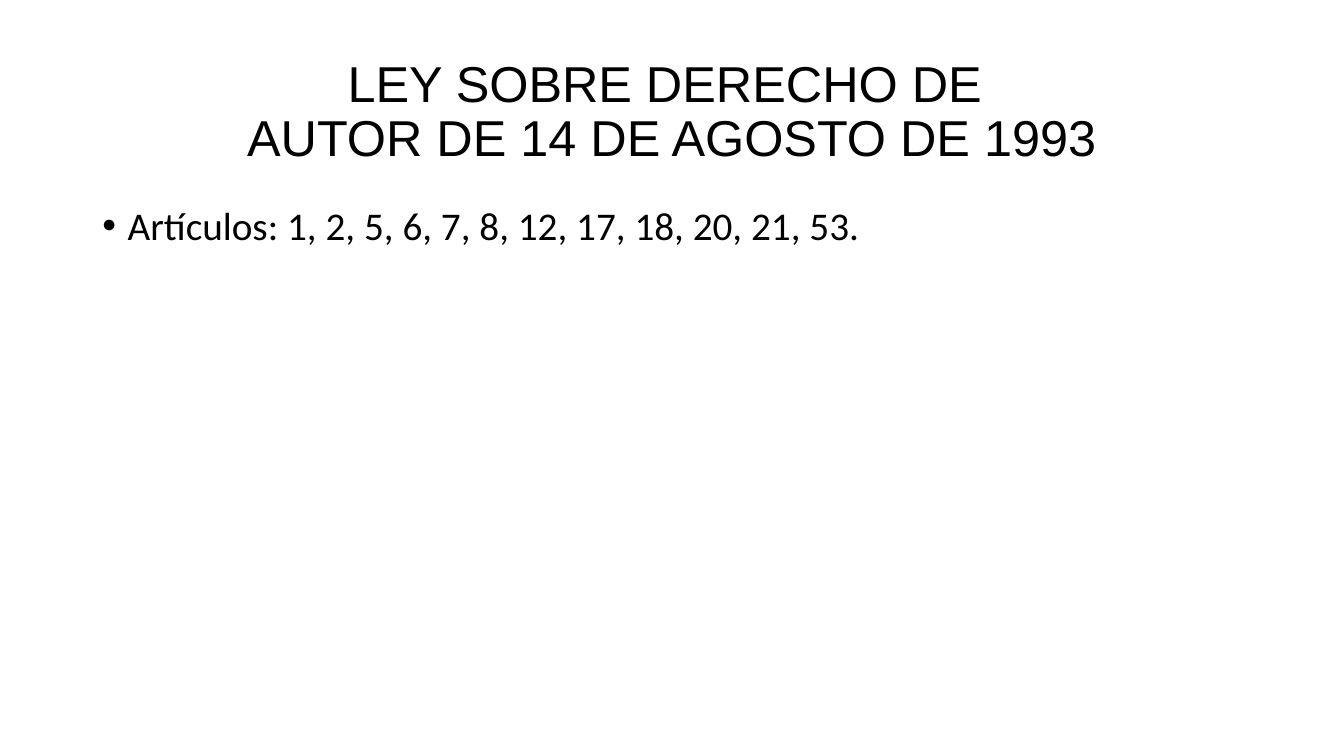
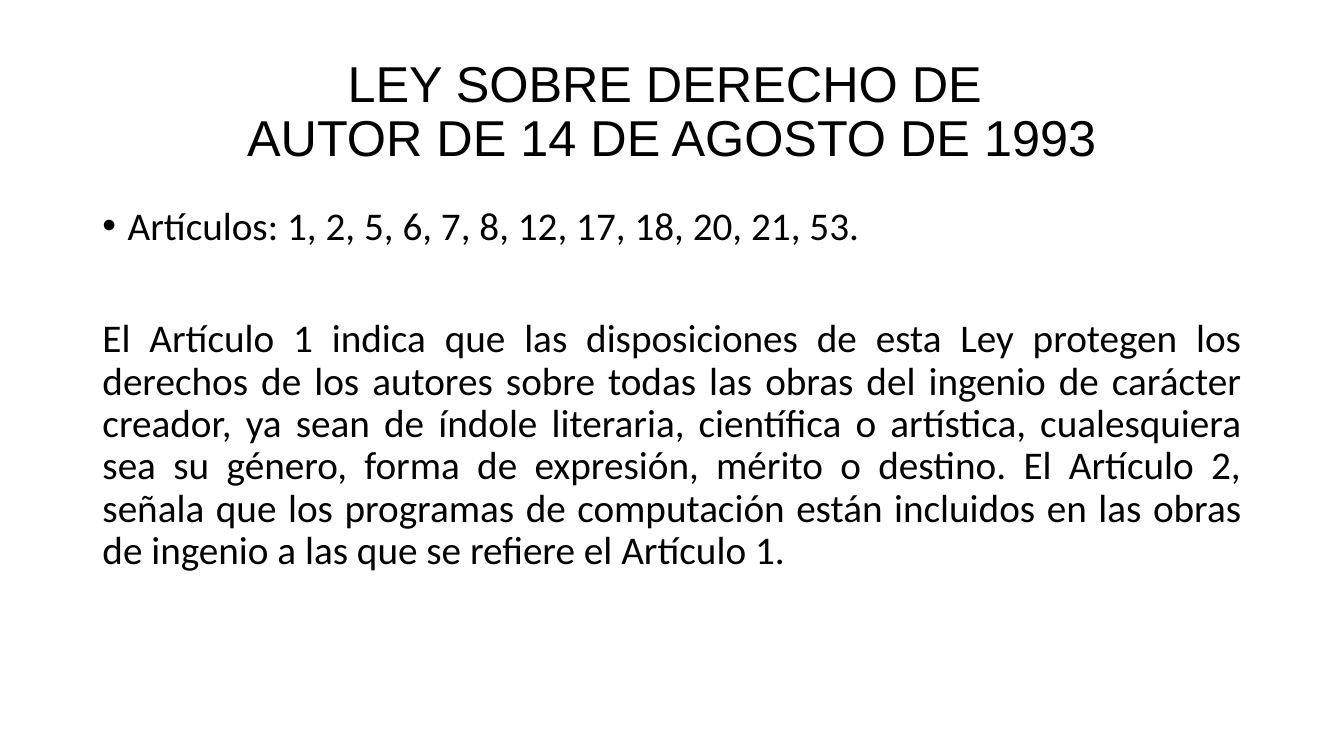
Before and after one commit to Aj4Mc/Pasantia, a slide deck: slide 5 of Presentacion servicio comunitario.pptm (slide 6 before the commit). Drawn at 1344x756 pixels with LibreOffice and Linux fonts; fonts in the diff are those of the drawing. Boxes give left, top, right and bottom in pixels: in the first picture for what was removed or moved away, otherwise in the second. Text is boxed around its words. In the diff, an @@ line names an element or a change of style, - is before the commit and + after.

```diff
--- a/Presentacion servicio comunitario.pptm
+++ b/Presentacion servicio comunitario.pptm
@@ text at box(102, 324, 1241, 571): paragraph added @@
+El Artículo 1 indica que las disposiciones de esta Ley protegen los derechos de los autores sobre todas las obras del ingenio de carácter creador, ya sean de índole literaria, científica o artística, cualesquiera sea su género, forma de expresión, mérito o destino. El Artículo 2, señala que los programas de computación están incluidos en las obras de ingenio a las que se refiere el Artículo 1.
```
Also in this commit, not shown: 3 other slides changed, 8 slides added, 4 slides removed.
